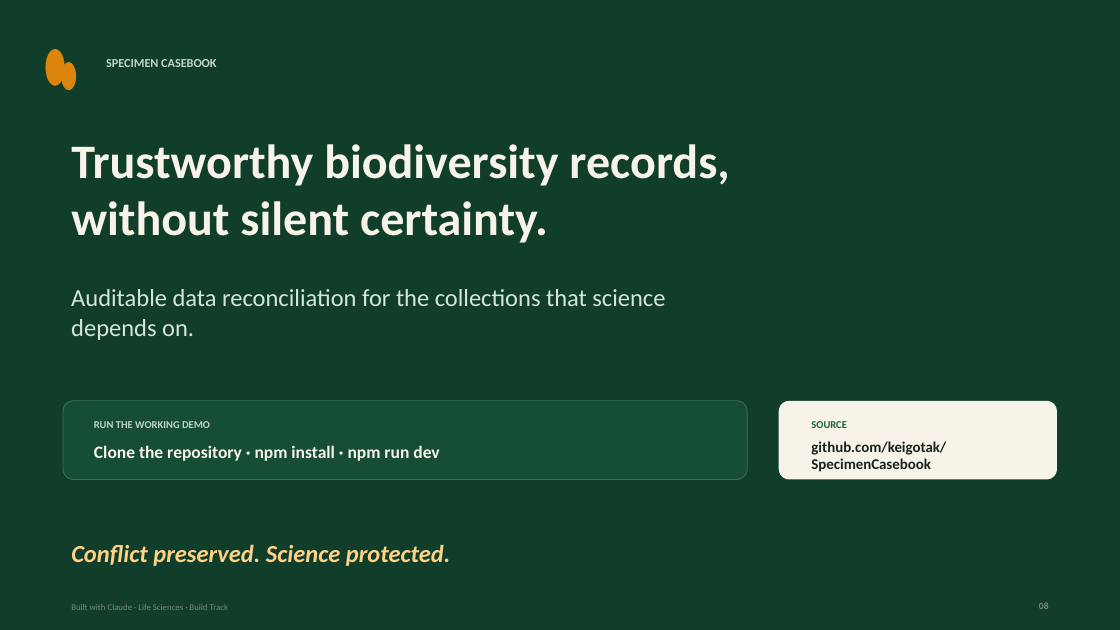
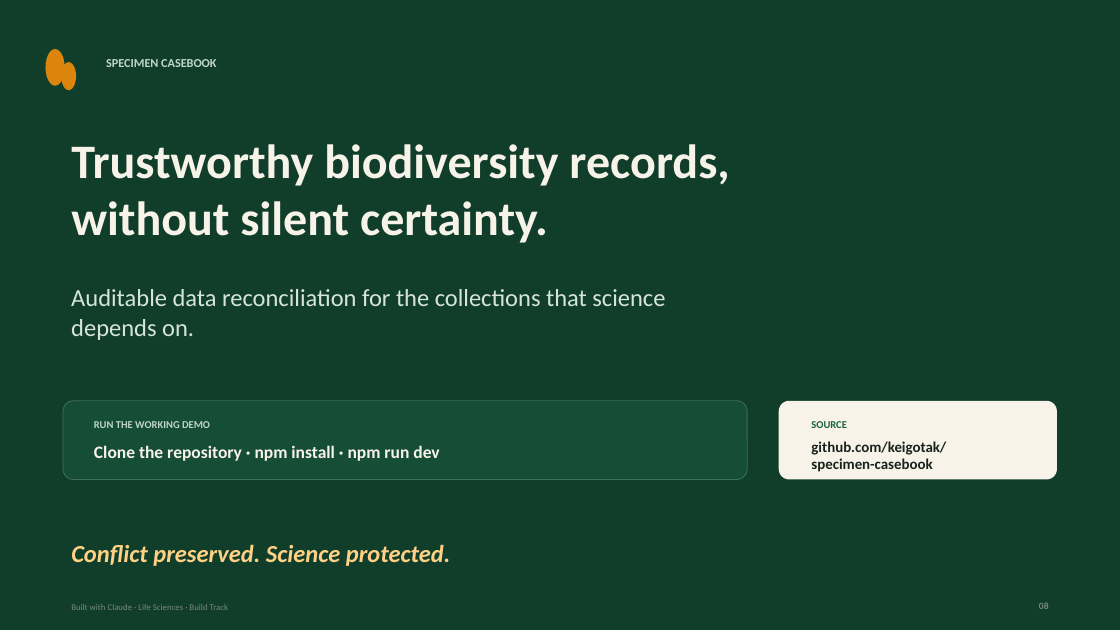
Before and after one commit to keigotak/specimen-casebook, a slide deck: slide 8 of demo/SpecimenCasebook_Hackathon_Deck.pptx. Drawn at 1120x630 pixels with LibreOffice and Linux fonts; fonts in the diff are those of the drawing. Boxes give left, top, right and bottom in pixels: in the first picture for what was removed or moved away, otherwise in the second. Text is boxed around its words. In the diff, an @@ line names an element or a change of style, - is before the commit and + after.

```diff
--- a/demo/SpecimenCasebook_Hackathon_Deck.pptx
+++ b/demo/SpecimenCasebook_Hackathon_Deck.pptx
@@ text at [811,458,932,472]: text changed @@
-SpecimenCasebook
+specimen-casebook
```
Also in this commit, not shown: 2 other files.
